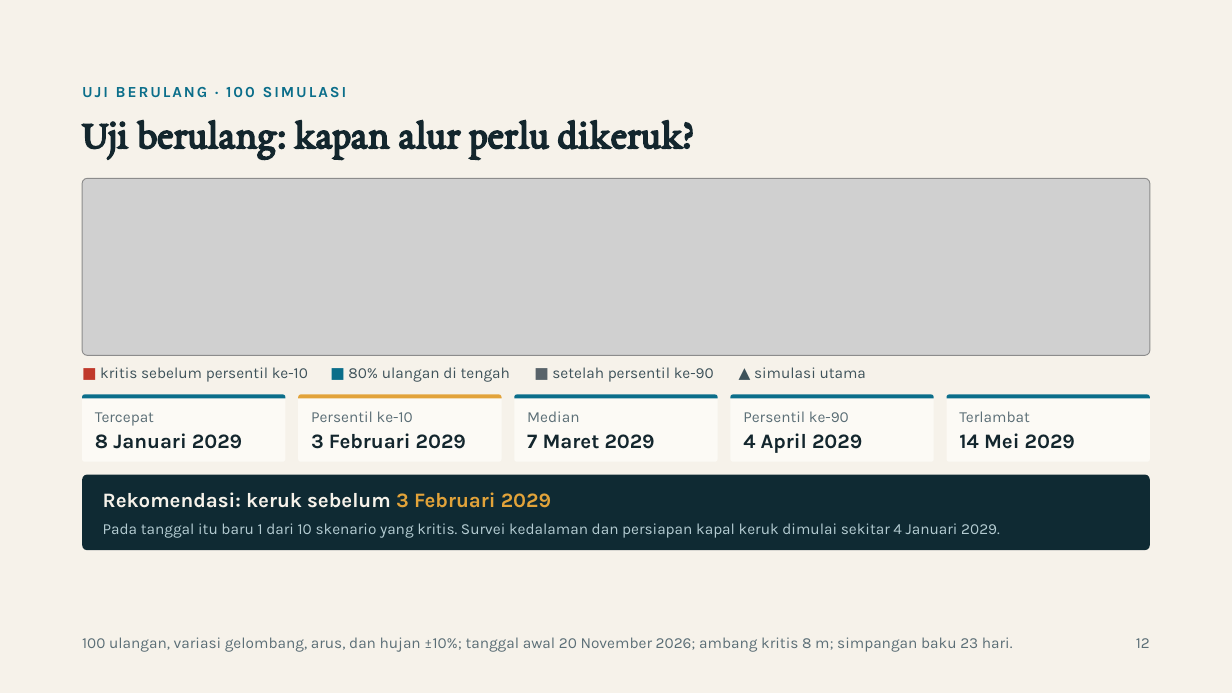
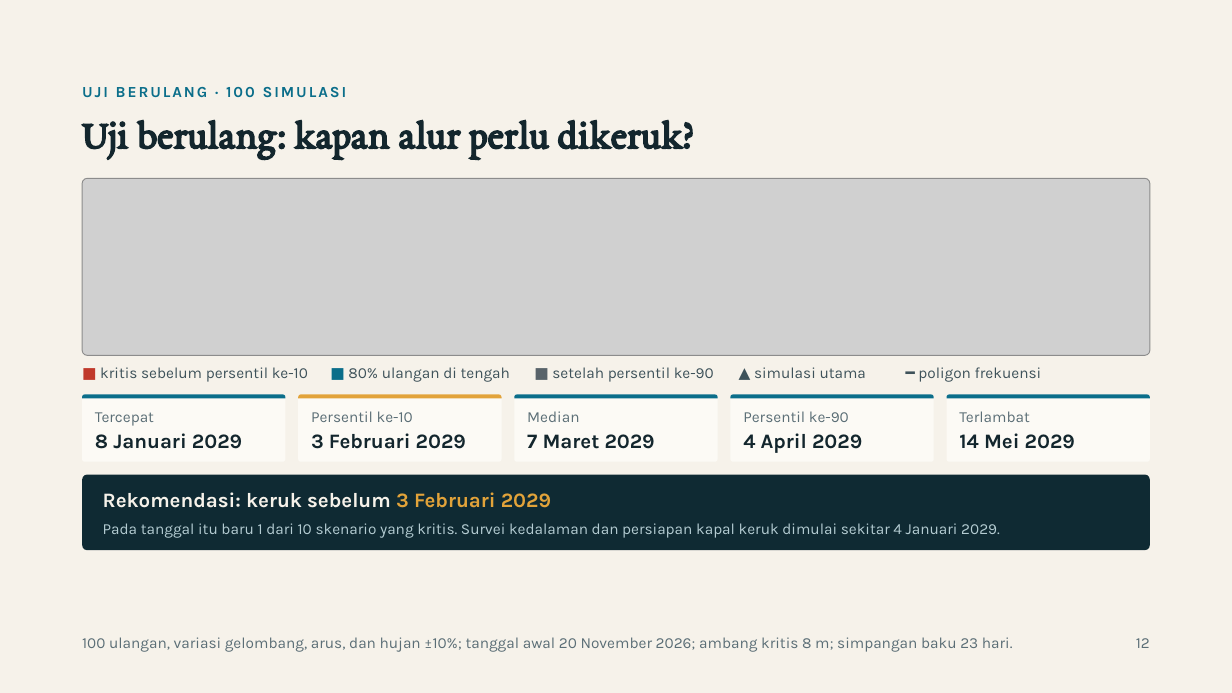
Before and after one commit to kuliahbayubni-ops/pantai-pulau-baai, a slide deck: slide 12 of presentasi/Presentasi-PASIR-Pulau-Baai.pptx. Drawn at 1232x693 pixels with LibreOffice and Linux fonts; fonts in the diff are those of the drawing; grey boxes stand for pictures. Boxes give left, top, right and bottom in pixels: in the first picture for what was removed or moved away, otherwise in the second. Text is boxed around its words. In the diff, an @@ line names an element or a change of style, - is before the commit and + after.

```diff
--- a/presentasi/Presentasi-PASIR-Pulau-Baai.pptx
+++ b/presentasi/Presentasi-PASIR-Pulau-Baai.pptx
@@ text added at [918,367,1042,382], 12 pt, text #3E525A @@
+━ poligon frekuensi
```
Also in this commit, not shown: 4 other slides changed, 8 other files.
